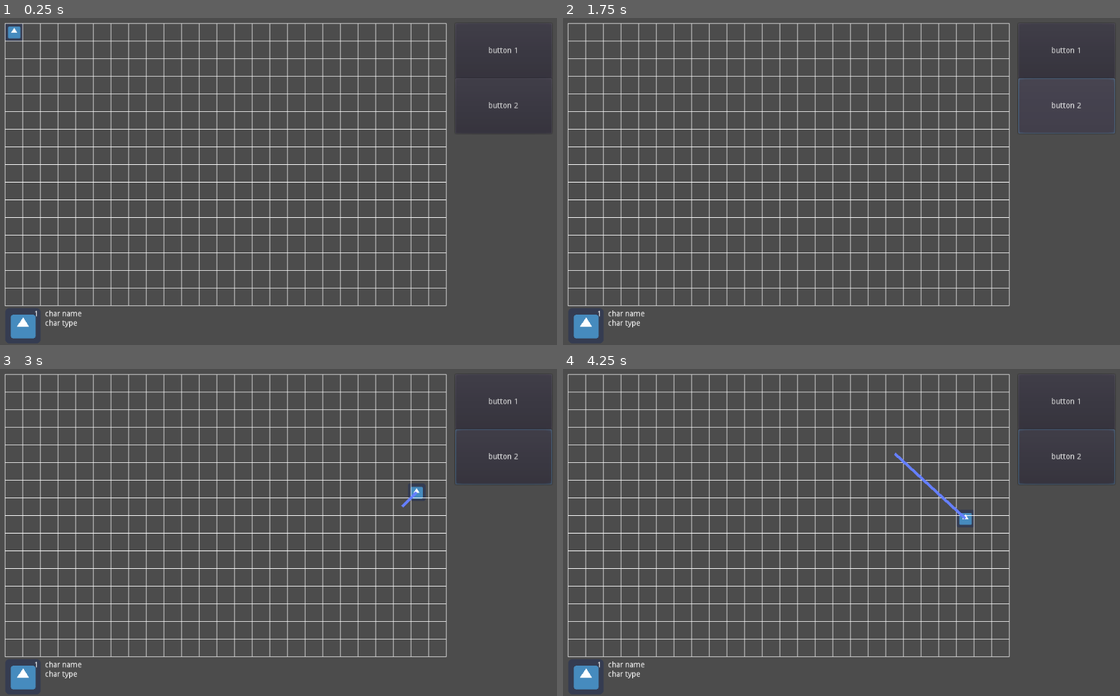
Above: before the commit, frames 1-4 (two rows, left to right).
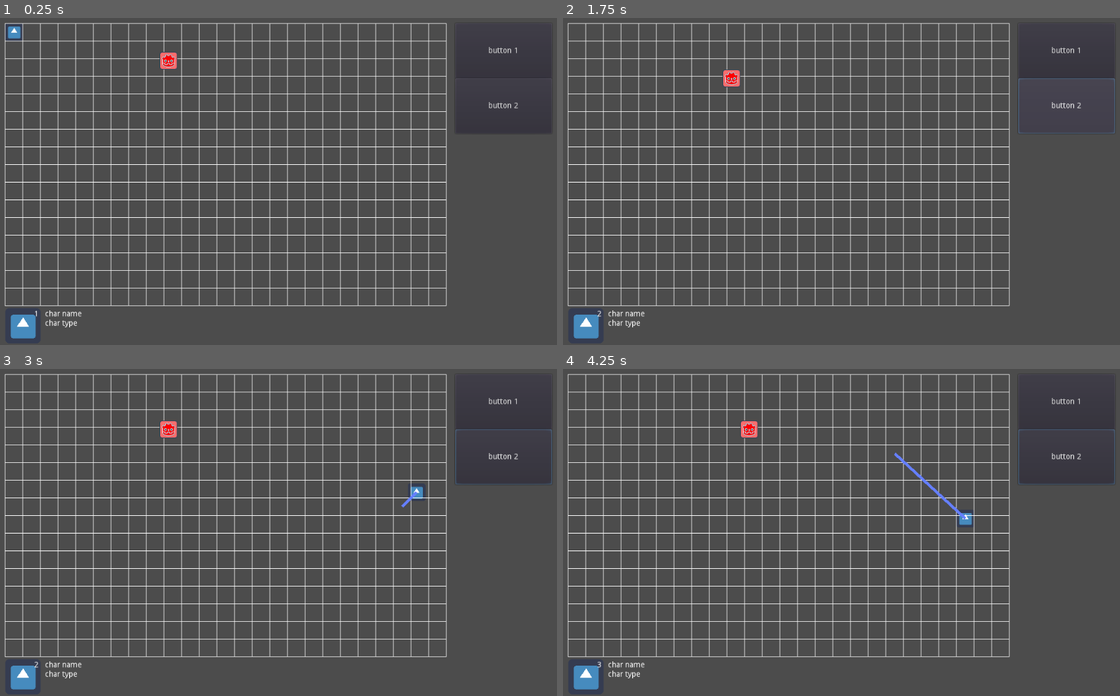
Above: after the commit, the same moments.

Repository: DevelopedAphid/Dungeons-and-Degenerate-Gamblers
Game: Godot game, scene res://GUI.tscn
Same seed, same stepped clock (60 frames per second), same inputs: the game is played once before the commit and once after it. The engine's default icon, where the game draws it, is replaced by a stand-in: a white triangle on a blue panel in a dark square.
Inputs (mouse positions are in pixels of both pictures, inside the frame that each line leads up to):
- Up to frame 1 (0.25 s): no input
- Up to frame 2 (1.75 s): click "button 1" at 0.5 s; click "button 2" at 1.25 s
- Up to frame 3 (3 s): tap Enter at 2 s; move the mouse to (401, 512) at 2.02 s; hold Right (ui_right) 2.03-2.78 s; click (401, 512) at 2.1 s; move the mouse to (167, 548) at 2.77 s; hold Down (ui_down) from 2.78 s (still down); click (167, 548) at 2.85 s
- Up to frame 4 (4.25 s): tap Space at 3.5 s; move the mouse to (897, 457) at 3.52 s; release Down (ui_down) at 3.53 s; hold Right (ui_right) from 3.53 s (still down); click (897, 457) at 3.6 s

The runs differ from the first frame. In frame 1, 0.2% of the frame differs, in the area x 28-32%, y 10-16%; in frame 2, 0.2%; in frame 3, 0.2%; in frame 4, 0.2%, in the area x 6-36%, y 15-92%.

Commit message:
First enemy
- adds an enemy that moves after the player does

Diff:
--- a/Character.gd
+++ b/Character.gd
@@ -3,6 +3,10 @@
 var move_step: int
 var tween: Tween
 var is_moving: bool
+var character_level: int = 1
+
+signal character_level_up(level)
+signal finished_moving(position)
 
 func _ready():
 	move_step = get_parent().grid_size
@@ -44,3 +48,6 @@
 
 func _on_Tween_tween_all_completed():
 	is_moving = false
+	emit_signal("finished_moving", position)
+	character_level += 1
+	emit_signal("character_level_up", character_level)
--- /dev/null
+++ b/Enemy.gd
@@ -0,0 +1,24 @@
+extends Sprite
+
+var move_step: int
+var is_moving: bool
+var last_dir_moved: String = "left"
+
+signal character_level_up(level)
+
+func _ready():
+	move_step = get_parent().grid_size
+
+func _on_GUI_character_moved():
+	if last_dir_moved == "left":
+		position += Vector2(0,move_step)
+		last_dir_moved = "down"
+	elif last_dir_moved == "down":
+		position += Vector2(move_step,0)
+		last_dir_moved = "right"
+	elif last_dir_moved == "right":
+		position += Vector2(0,-move_step)
+		last_dir_moved = "up"
+	elif last_dir_moved == "up":
+		position += Vector2(-move_step,0)
+		last_dir_moved = "left"
--- a/GUI.gd
+++ b/GUI.gd
@@ -6,6 +6,9 @@
 
 #character info view
 var character_sprite_pos: Vector2 = Vector2(action_frame_offset.x, action_frame_resolution.y + action_frame_offset.y + 5) + Vector2(32,32)
+
+#signals
+signal character_moved
 
 func _ready():
 	var character_sprite = get_node("CharacterInfoView/CharacterInfoSprite")
@@ -38,3 +41,12 @@
 	gui_button_2.margin_right = action_frame_resolution.x + 2*action_frame_offset.x + button_size.x
 	gui_button_2.margin_top = action_frame_offset.y + button_size.y
 	gui_button_2.margin_bottom = action_frame_offset.y + button_size.y + button_size.y
+
+
+
+func _on_Character_character_level_up(level):
+	get_node("CharacterInfoView/CharacterLevelLabel").text = str(level)
+
+
+func _on_Character_finished_moving(position):
+	emit_signal("character_moved")
--- a/GUI.tscn
+++ b/GUI.tscn
@@ -6,6 +6,8 @@
 [ext_resource path="res://GridCreator.gd" type="Script" id=4]
 [ext_resource path="res://Character.gd" type="Script" id=5]
 [ext_resource path="res://MovementLine.gd" type="Script" id=6]
+[ext_resource path="res://icon_red.png" type="Texture" id=7]
+[ext_resource path="res://Enemy.gd" type="Script" id=8]
 
 [node name="GUI" type="Node2D"]
 script = ExtResource( 2 )
@@ -32,6 +34,12 @@
 points = PoolVector2Array( 67.5, 135.5, 145.5, 273.5 )
 script = ExtResource( 6 )
 
+[node name="Enemy" type="Sprite" parent="ActionFrame"]
+position = Vector2( 312, 84 )
+scale = Vector2( 0.5, 0.5 )
+texture = ExtResource( 7 )
+script = ExtResource( 8 )
+
 [node name="CharacterInfoView" type="Node2D" parent="."]
 
 [node name="CharacterInfoSprite" type="Sprite" parent="CharacterInfoView"]
@@ -45,6 +53,9 @@
 margin_bottom = 78.0
 text = "1"
 align = 2
+__meta__ = {
+"_edit_use_anchors_": false
+}
 
 [node name="CharacterInfoLabel" type="Label" parent="CharacterInfoView"]
 margin_left = 151.0
@@ -77,6 +88,9 @@
 "_edit_use_anchors_": false
 }
 
+[connection signal="character_moved" from="." to="ActionFrame/Enemy" method="_on_GUI_character_moved"]
+[connection signal="character_level_up" from="ActionFrame/Character" to="." method="_on_Character_character_level_up"]
+[connection signal="finished_moving" from="ActionFrame/Character" to="." method="_on_Character_finished_moving"]
 [connection signal="tween_all_completed" from="ActionFrame/Character/Tween" to="ActionFrame/MovementLine" method="_on_Tween_tween_all_completed"]
 [connection signal="tween_all_completed" from="ActionFrame/Character/Tween" to="ActionFrame/Character" method="_on_Tween_tween_all_completed"]
 [connection signal="tween_started" from="ActionFrame/Character/Tween" to="ActionFrame/MovementLine" method="_on_Tween_tween_started"]
Not shown: 1 places in GUI.tscn that only renumber resources
Binary file added: icon_red.png
Not shown, added: icon_red.png.import
